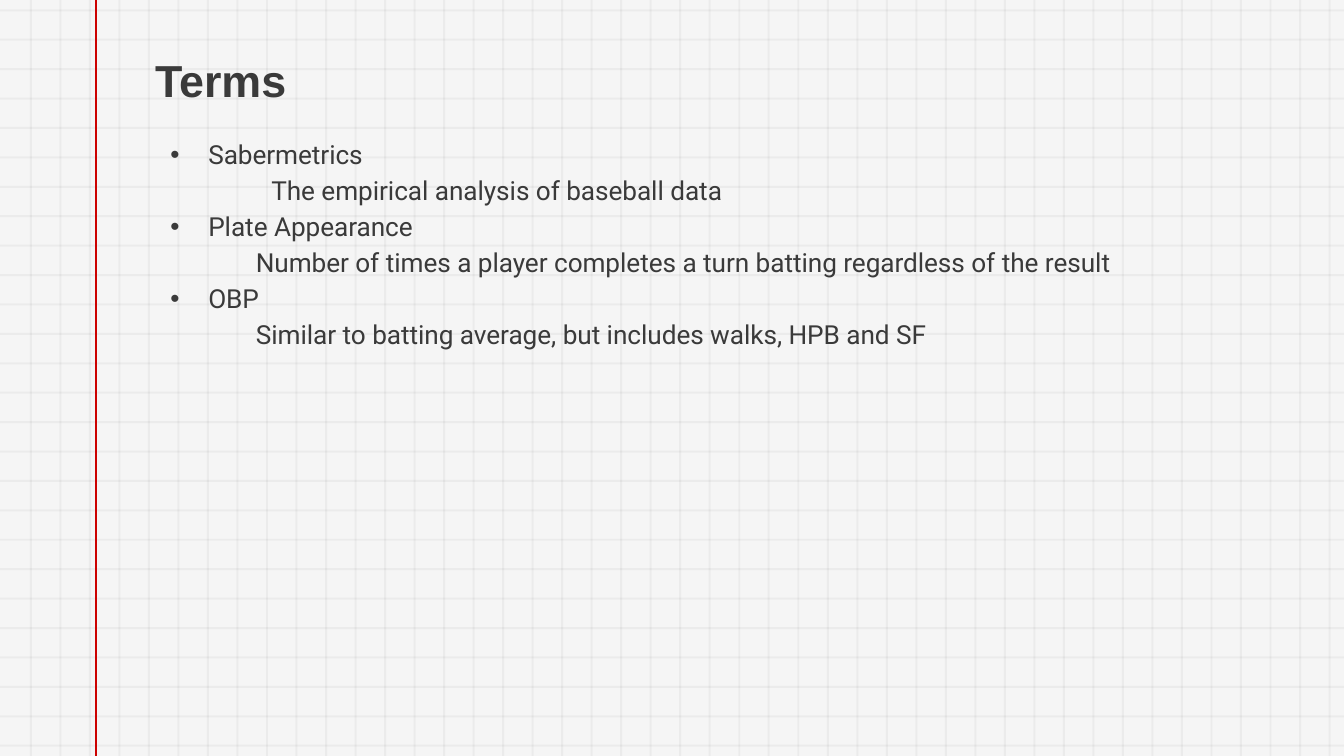
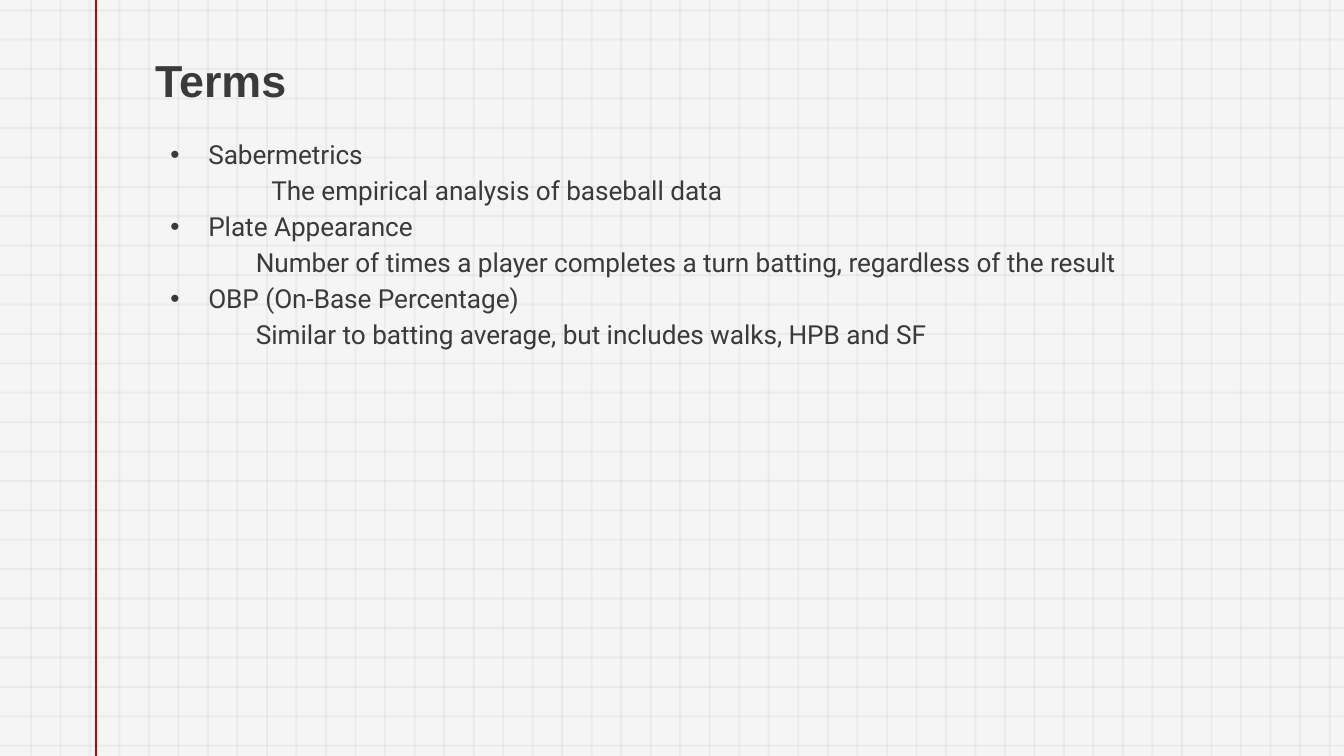
Before and after one commit to DanPaine/DanPaine.github.io, a slide deck: slide 4 of images/The Effect of Moneyball on Major League Baseball.pptx. Drawn at 1344x756 pixels with LibreOffice and Linux fonts; fonts in the diff are those of the drawing. Boxes give left, top, right and bottom in pixels: in the first picture for what was removed or moved away, otherwise in the second. Text is boxed around its words. In the diff, an @@ line names an element or a change of style, - is before the commit and + after.

```diff
--- a/images/The Effect of Moneyball on Major League Baseball.pptx
+++ b/images/The Effect of Moneyball on Major League Baseball.pptx
@@ subtitle at (x1=208, y1=252, x2=1115, y2=314): text changed @@
-  Number of times a player completes a turn batting regardless of the result
-• OBP
+  Number of times a player completes a turn batting, regardless of the result
+• OBP (On-Base Percentage)
```
Also in this commit, not shown: 9 other slides changed.
